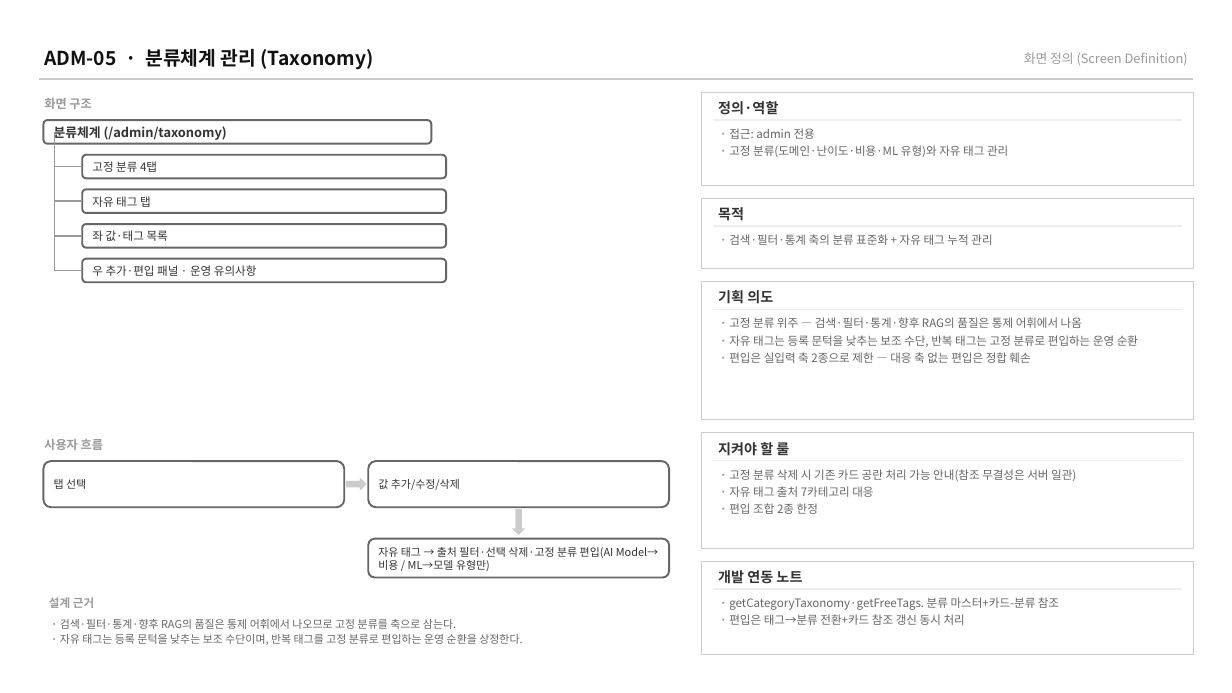
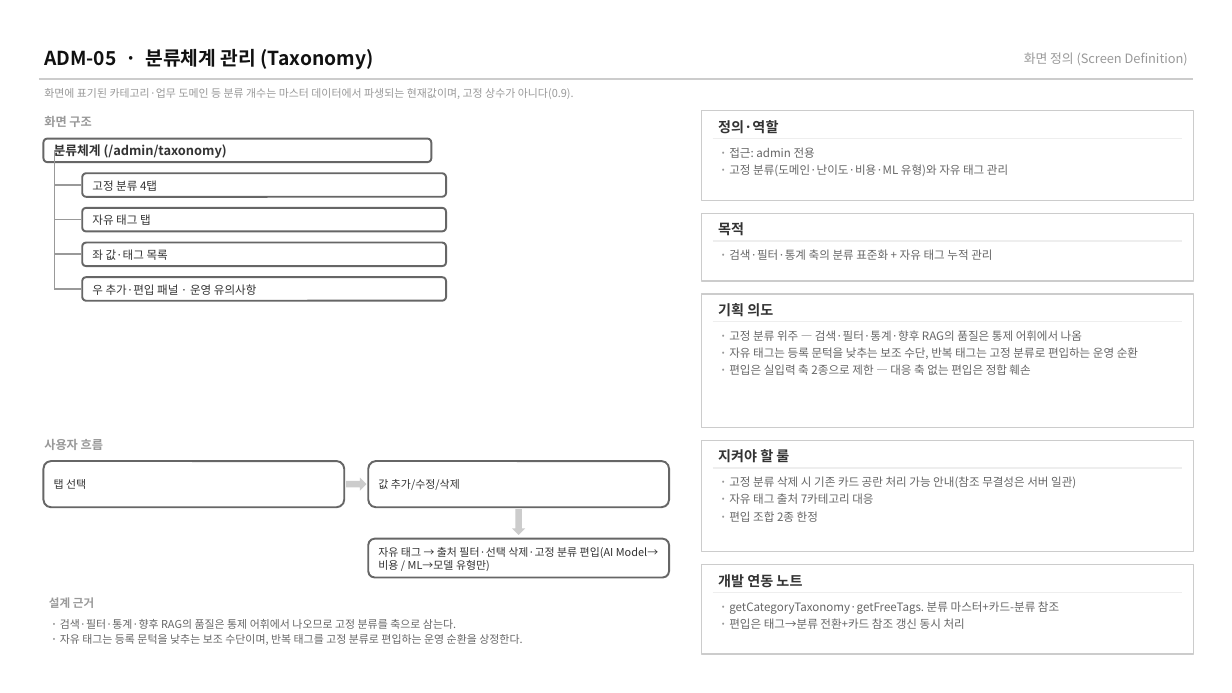
Before and after one commit to BaeNerd/Workspace, a slide deck: slide 12 of axplatform/docs/screen-specs/admin-screens.pptx. Drawn at 1232x693 pixels with LibreOffice and Linux fonts; fonts in the diff are those of the drawing. Boxes give left, top, right and bottom in pixels: in the first picture for what was removed or moved away, otherwise in the second. Text is boxed around its words. In the diff, an @@ line names an element or a change of style, - is before the commit and + after.

```diff
--- a/axplatform/docs/screen-specs/admin-screens.pptx
+++ b/axplatform/docs/screen-specs/admin-screens.pptx
@@ text added at (44,88,574,99), 8.5 pt, text #999999 @@
+화면에 표기된 카테고리·업무 도메인 등 분류 개수는 마스터 데이터에서 파생되는 현재값이며, 고정 상수가 아니다(0.9).
@@ rectangle: place and size @@
-rectangle at (701,92,1193,186)
+rectangle at (701,111,1193,201)
@@ 8 texts, 5 lines, 1 rounded rectangle: place and size @@
-8 texts, 5 lines, 1 rounded rectangle at (43,98,1182,276)
+8 texts, 5 lines, 1 rounded rectangle at (43,116,1182,295)
@@ 3 rounded rectangles, 3 lines: place and size @@
-3 rounded rectangles, 3 lines at (55,189,446,283)
+3 rounded rectangles, 3 lines at (55,174,446,266)
@@ 2 texts, 1 rectangle, 1 line: place and size @@
-2 texts, 1 rectangle, 1 line at (701,199,1193,269)
+2 texts, 1 rectangle, 1 line at (701,213,1193,281)
@@ line moved from (55, 166) - (82, 166) to (55, 289) - (82, 289) @@
@@ rounded rectangle: place and size @@
-rounded rectangle at (82,155,446,179)
+rounded rectangle at (82,277,446,301)
@@ rectangle: place and size @@
-rectangle at (701,282,1193,421)
+rectangle at (701,294,1193,427)
@@ 2 texts, 2 lines: place and size @@
-2 texts, 2 lines at (713,290,1182,460)
+2 texts, 2 lines at (713,303,1182,468)
@@ text "· 고정 분류 위주 — ...": place and size @@
-text "· 고정 분류 위주 — ..." at (729,317,1138,363)
+text "· 고정 분류 위주 — ..." at (729,330,1138,375)
@@ 2 texts, 1 line, 1 rectangle: place and size @@
-2 texts, 1 line, 1 rectangle at (701,433,1193,589)
+2 texts, 1 line, 1 rectangle at (701,440,1193,592)
@@ rectangle: place and size @@
-rectangle at (701,561,1193,654)
+rectangle at (701,565,1193,654)
@@ text "· getCategoryTaxonomy·getFreeTags. 분류 마스터+카드-분류 참조": place and size @@
-text "· getCategoryTaxonomy·getFreeTags. 분류 마스터+카드-분류 참조" at (729,597,1059,625)
+text "· getCategoryTaxonomy·getFreeTags. 분류 마스터+카드-분류 참조" at (729,601,1059,629)
```
Also in this commit, not shown: 8 other slides changed, 9 other files.
